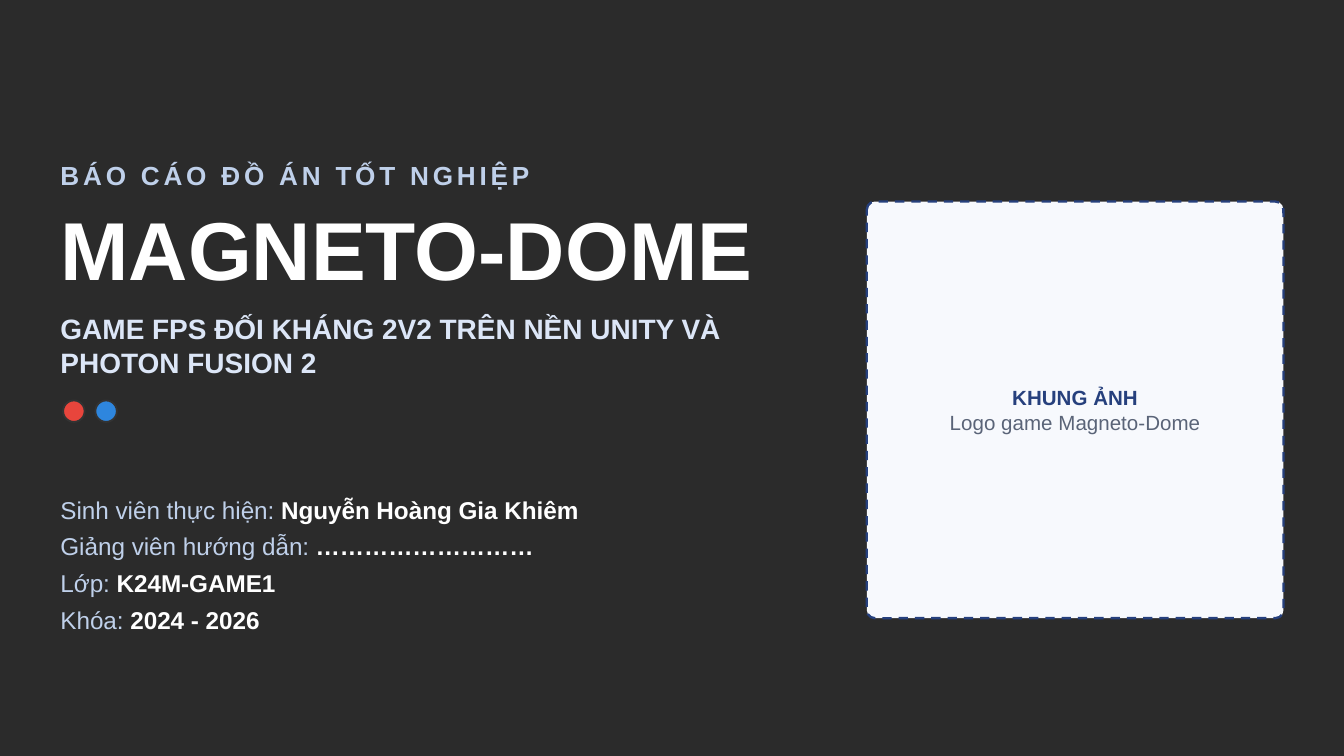
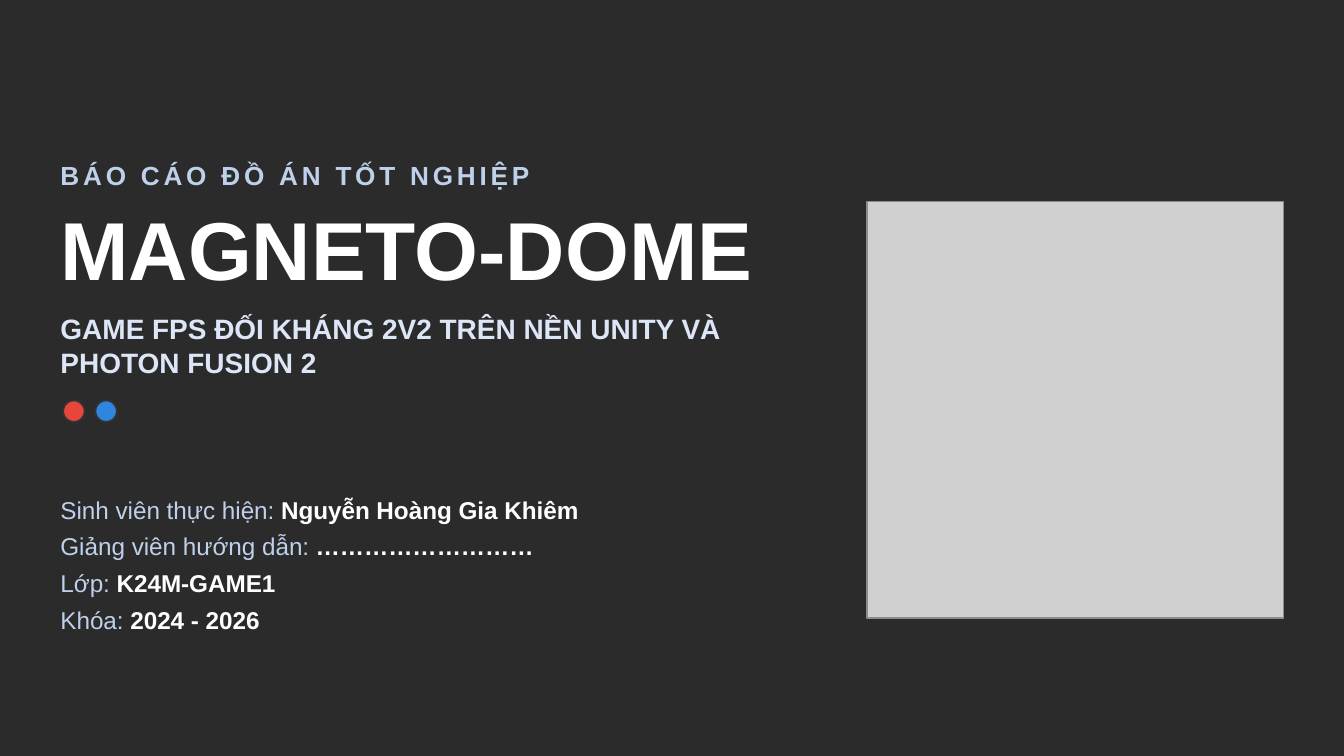
Before and after one commit to nhgkhiem0307/Magneto-Dome, a slide deck: slide 1 of NOP_BAI/[ĐT-QĐ04-BM08] Final Project.pptx. Drawn at 1344x756 pixels with LibreOffice and Linux fonts; fonts in the diff are those of the drawing; grey boxes stand for pictures; background and template pictures are left out; a plain dark background stands for a picture behind light text. Boxes give left, top, right and bottom in pixels: in the first picture for what was removed or moved away, otherwise in the second. Text is boxed around its words. In the diff, an @@ line names an element or a change of style, - is before the commit and + after.

```diff
--- a/NOP_BAI/[ĐT-QĐ04-BM08] Final Project.pptx
+++ b/NOP_BAI/[ĐT-QĐ04-BM08] Final Project.pptx
@@ rounded rectangle removed at box(867, 202, 1284, 618) @@
@@ picture added at box(867, 202, 1284, 618) @@
@@ text removed at box(950, 389, 1200, 434) @@
-KHUNG ẢNH
-Logo game Magneto-Dome
```
Also in this commit, not shown: 3 other slides changed, 6 other files.
